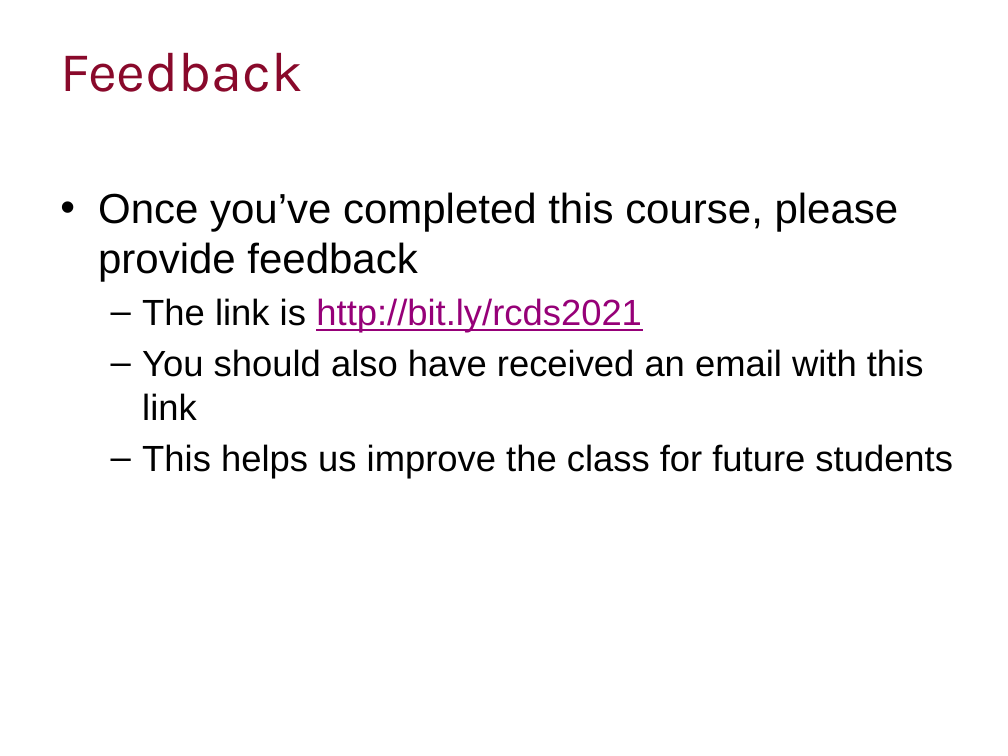
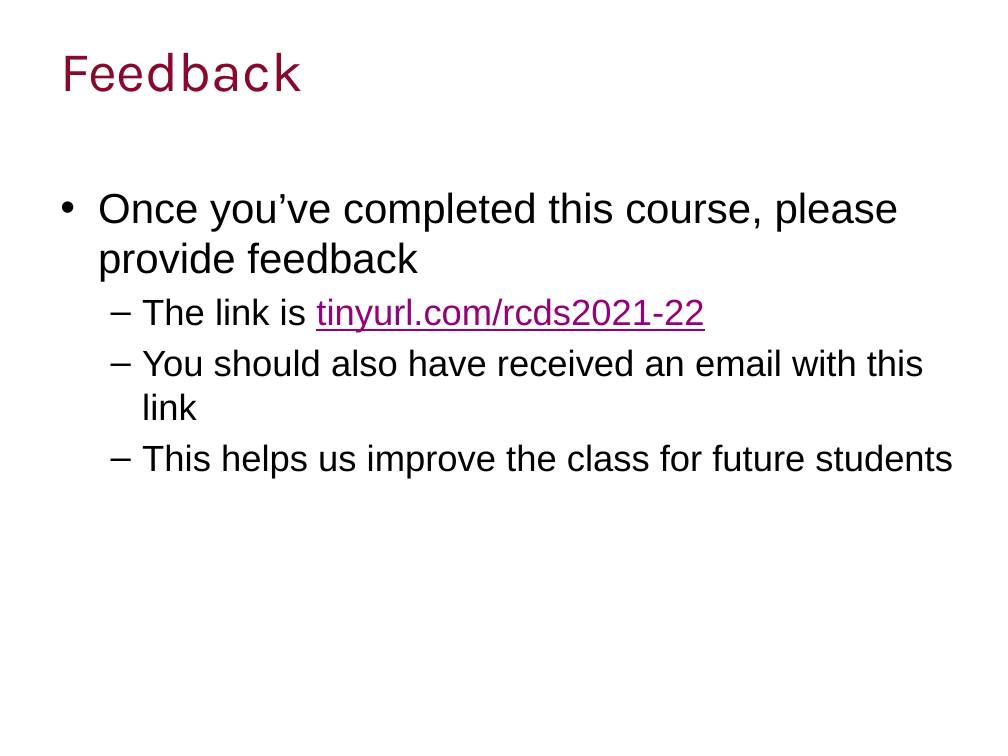
Before and after one commit to ImperialCollegeLondon/RCDS-introduction-to-fortran, a slide deck: slide 48 of Introduction to Fortran Slides.pptx. Drawn at 1008x756 pixels with LibreOffice and Linux fonts; fonts in the diff are those of the drawing; background and template pictures are left out. Boxes give left, top, right and bottom in pixels: in the first picture for what was removed or moved away, otherwise in the second. Text is boxed around its words. In the diff, an @@ line names an element or a change of style, - is before the commit and + after.

Commit message:
Updated feedback survey link

```diff
--- a/Introduction to Fortran Slides.pptx
+++ b/Introduction to Fortran Slides.pptx
@@ text at <box>142,298,704,333</box>: text changed @@
-  – The link is http://bit.ly/rcds2021
+  – The link is tinyurl.com/rcds2021-22
```
Also in this commit, not shown: 1 other slide changed.
